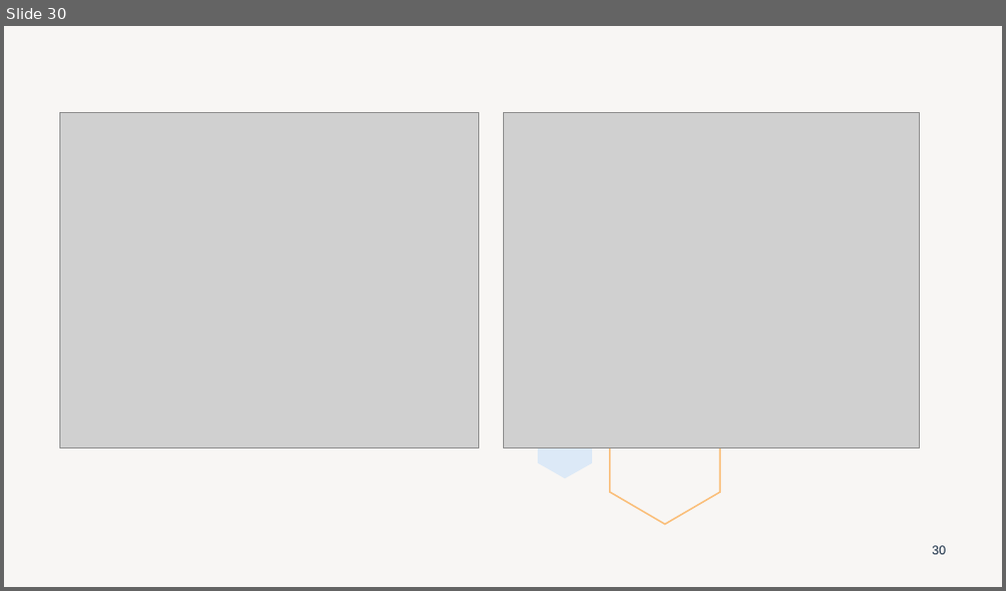
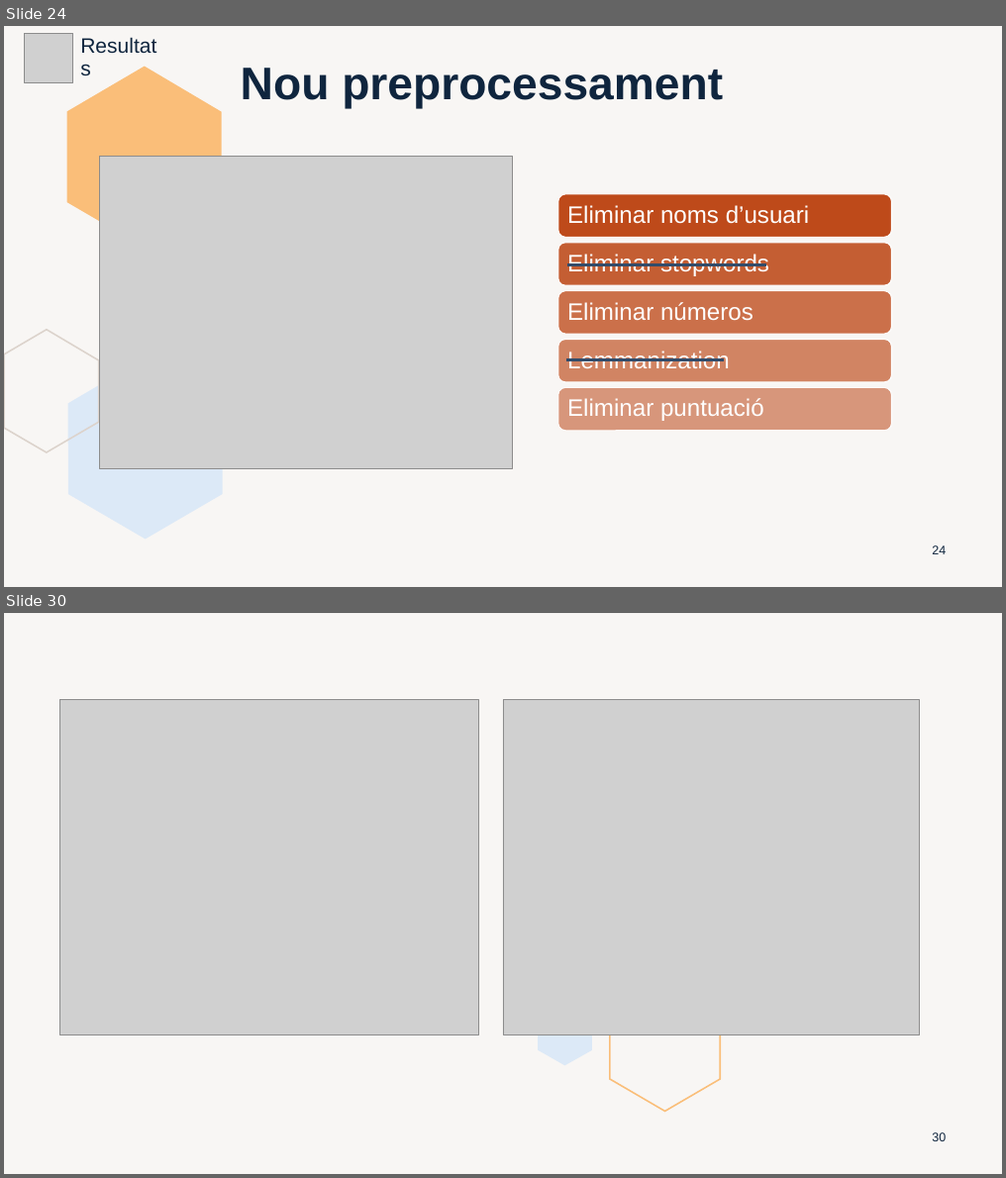
Before and after one commit to marti1999/TFG, a slide deck: informes/entrega final/presentation.pptx. Shown one above the other, each under a label of ours: slide 30 before the commit, slides 24 and 30 after it; the slides between them are not shown. The pictures are 1006x591 and 1006x1178 pixels, drawn with LibreOffice and Linux fonts; fonts in the diff are those of the drawing; grey boxes stand for pictures. Boxes give left, top, right and bottom in pixels: in the first picture for what was removed or moved away, otherwise in the second. Text is boxed around its words. In the diff, an @@ line names an element or a change of style, - is before the commit and + after.

```diff
--- a/informes/entrega final/presentation.pptx
+++ b/informes/entrega final/presentation.pptx
@@ slide 24 added at (4,26,1002,587), background #DCD3CC at 20% opacity @@
@@ picture added at (24,34,73,82) @@
@@ text added at (73,40,172,76), 20 pt, text #0F253E @@
+Resultats
@@ freeform shape added at (67,67,221,248), fill #FABE79 @@
@@ title added at (241,68,723,109), 44 pt, text #0F253E, bold @@
+Nou preprocessament
@@ picture added at (99,157,512,470) @@
@@ math minus added at (532,258,802,272), fill #334C6A @@
@@ freeform shape added at (4,330,99,453), outline #DCD3CC 1.5 pt @@
@@ freeform shape added at (68,359,223,540), fill #DCE9F7 @@
@@ math minus added at (539,354,751,368), fill #334C6A @@
@@ group added at (558,194,892,430): 5 rounded rectangles, 5 texts @@
+Eliminar noms d’usuari
+Eliminar stopwords
+Eliminar números
+Lemmanization
+Eliminar puntuació
@@ page number added at (932,546,945,555), 12 pt, text #0F253E @@
+24
```
Also in this commit, not shown: 23 slides changed, 4 other slides added, 5 slides removed, 1 other file.
